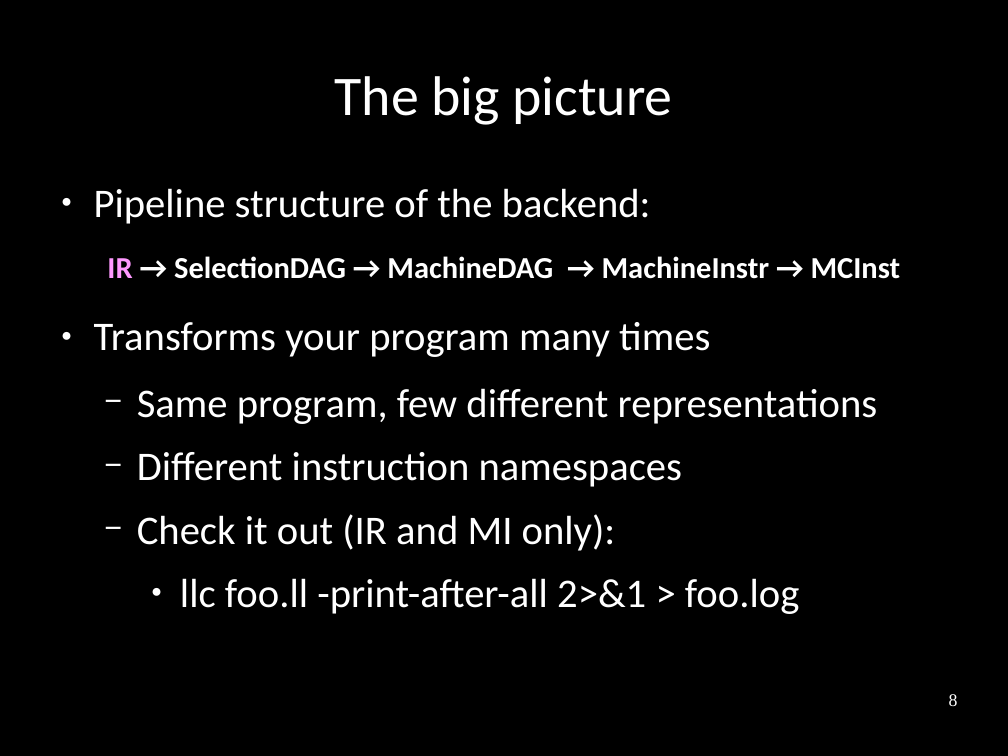
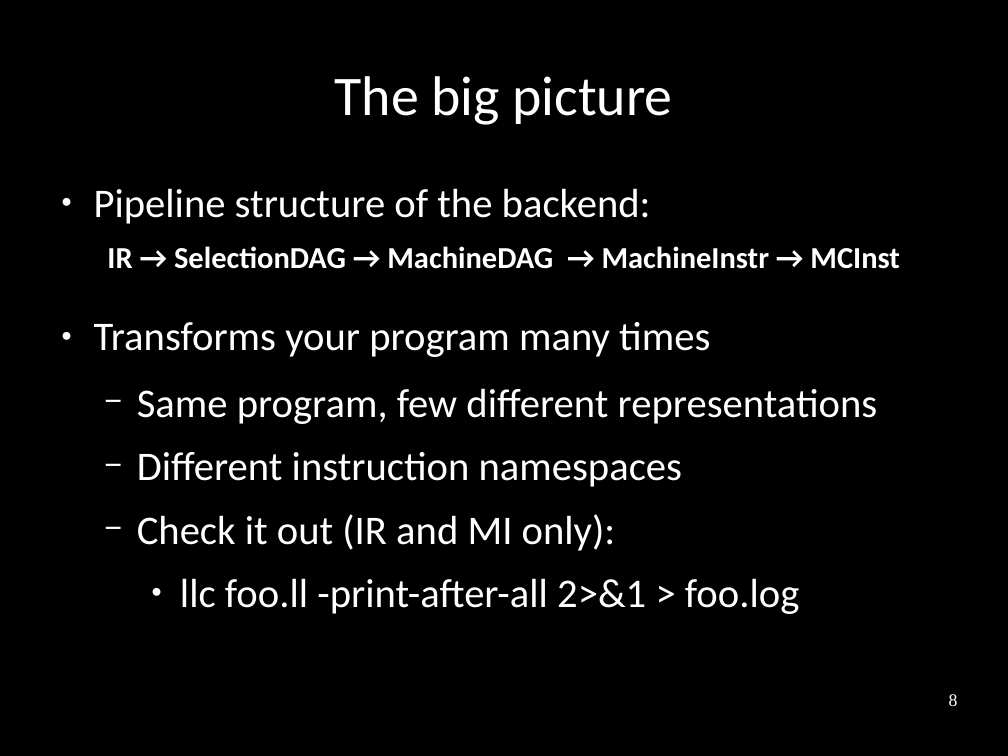
Before and after one commit to frasercrmck/llvm-leg, a slide deck: slide 8 of docs/Codeplay/Slides.odp. Drawn at 1008x756 pixels with LibreOffice and Linux fonts; fonts in the diff are those of the drawing. Boxes give left, top, right and bottom in pixels: in the first picture for what was removed or moved away, otherwise in the second. Text is boxed around its words. In the diff, an @@ line names an element or a change of style, - is before the commit and + after.

Commit message:
Fix layout.

```diff
--- a/docs/Codeplay/Slides.odp
+++ b/docs/Codeplay/Slides.odp
@@ text "IR → SelectionDAG → MachineDAG ...": place and size @@
-text "IR → SelectionDAG → MachineDAG ..." at [107,256,901,279]
+text "IR → SelectionDAG → MachineDAG ..." at [107,246,900,269]
@@ text "IR → SelectionDAG → MachineDAG ..." at [107,246,900,269]: text colour #FF99FF to #FFFFFF in "IR" @@
```
Also in this commit, not shown: 24 other slides changed.
